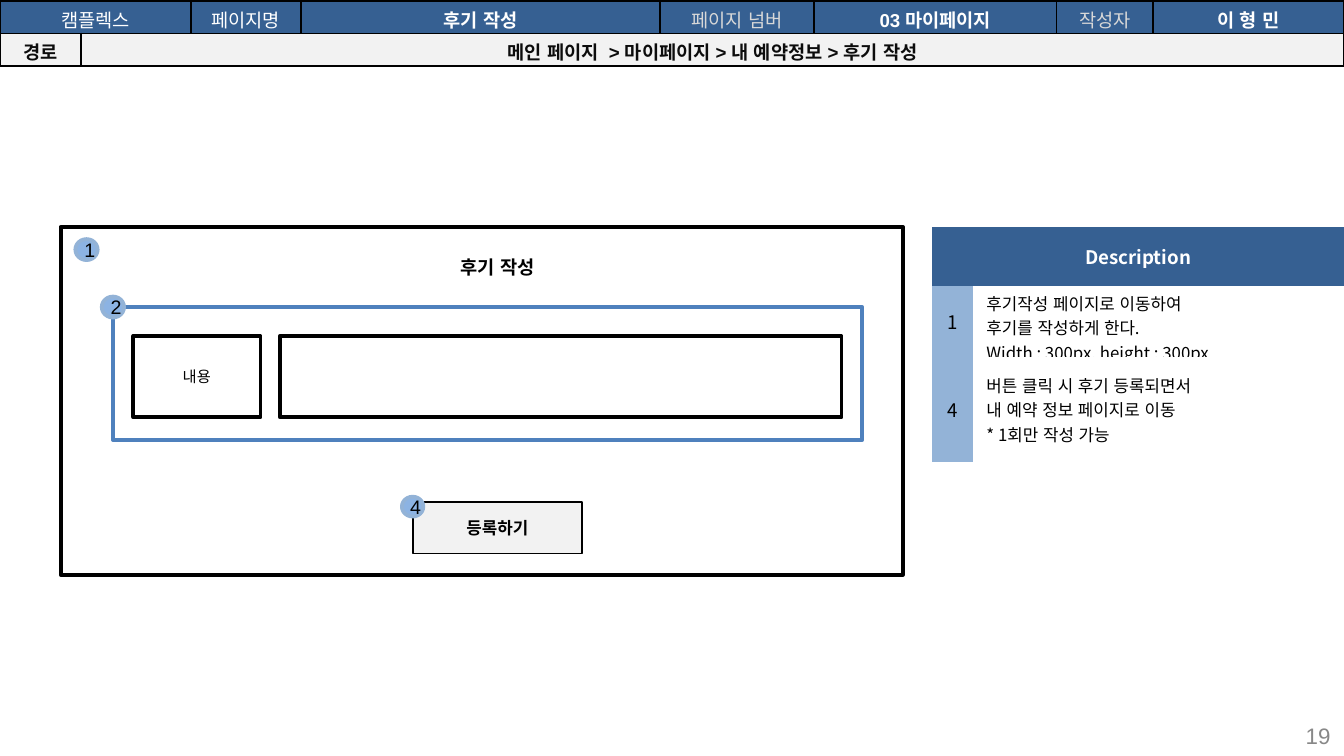
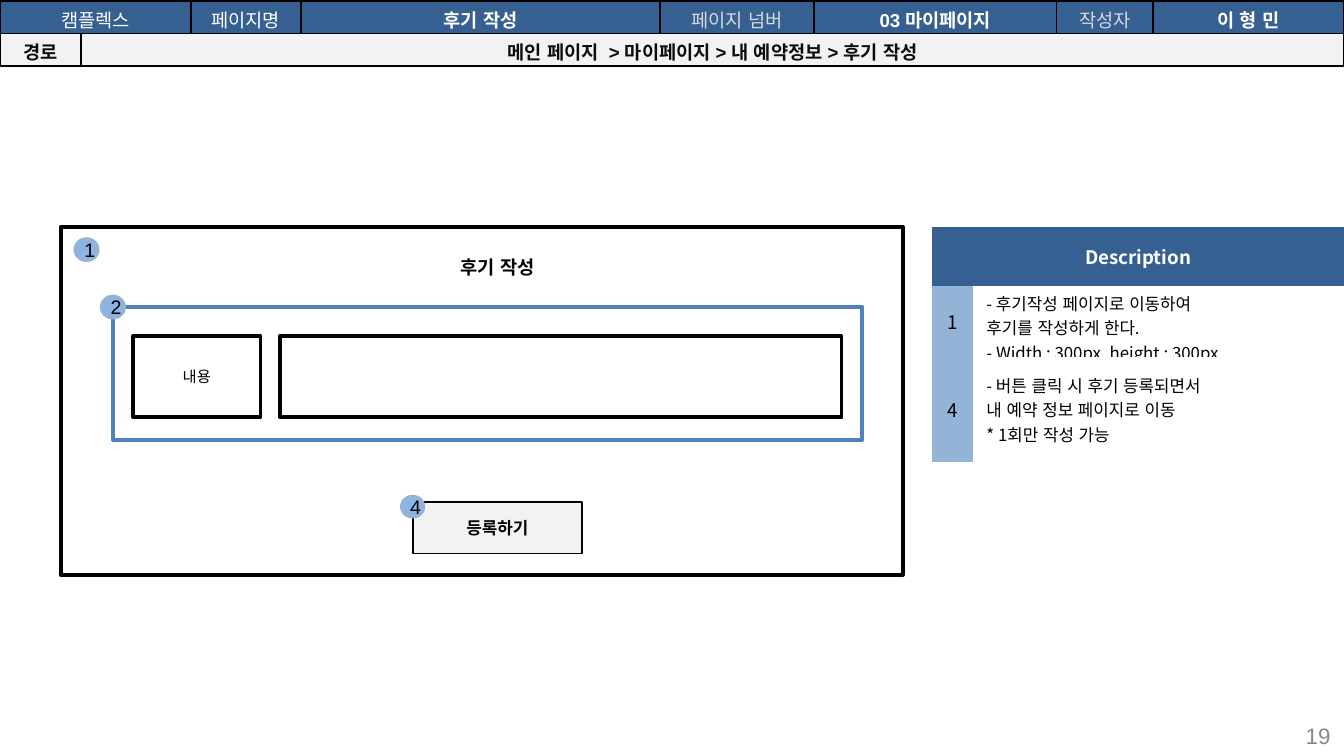
Before and after one commit to seoulsudal/CamFlexProject, a slide deck: slide 19 of 프로젝트 산출물/9. 스토리보드/캠플렉스 사용자_스토리보드.pptx. Drawn at 1344x756 pixels with LibreOffice and Linux fonts; fonts in the diff are those of the drawing. Boxes give left, top, right and bottom in pixels: in the first picture for what was removed or moved away, otherwise in the second. Text is boxed around its words. In the diff, an @@ line names an element or a change of style, - is before the commit and + after.

Commit message:
산출물 5~11까지 작성 완료, 체크리스트 작성중..

```diff
--- a/프로젝트 산출물/9. 스토리보드/캠플렉스 사용자_스토리보드.pptx
+++ b/프로젝트 산출물/9. 스토리보드/캠플렉스 사용자_스토리보드.pptx
@@ table at (933,227,1344,462) @@
-row 2, column 2: 후기작성 페이지로 이동하여 / 후기를 작성하게 한다. / Width : 300px, height : 300px
+row 2, column 2: - 후기작성 페이지로 이동하여 / 후기를 작성하게 한다. / - Width : 300px, height : 300px
-row 3, column 2: 버튼 클릭 시 후기 등록되면서 / 내 예약 정보 페이지로 이동 / * 1회만 작성 가능
+row 3, column 2: - 버튼 클릭 시 후기 등록되면서 / 내 예약 정보 페이지로 이동 / * 1회만 작성 가능
```
Also in this commit, not shown: 13 other slides changed, 3 slides added, 1 slide removed, 22 other files.
